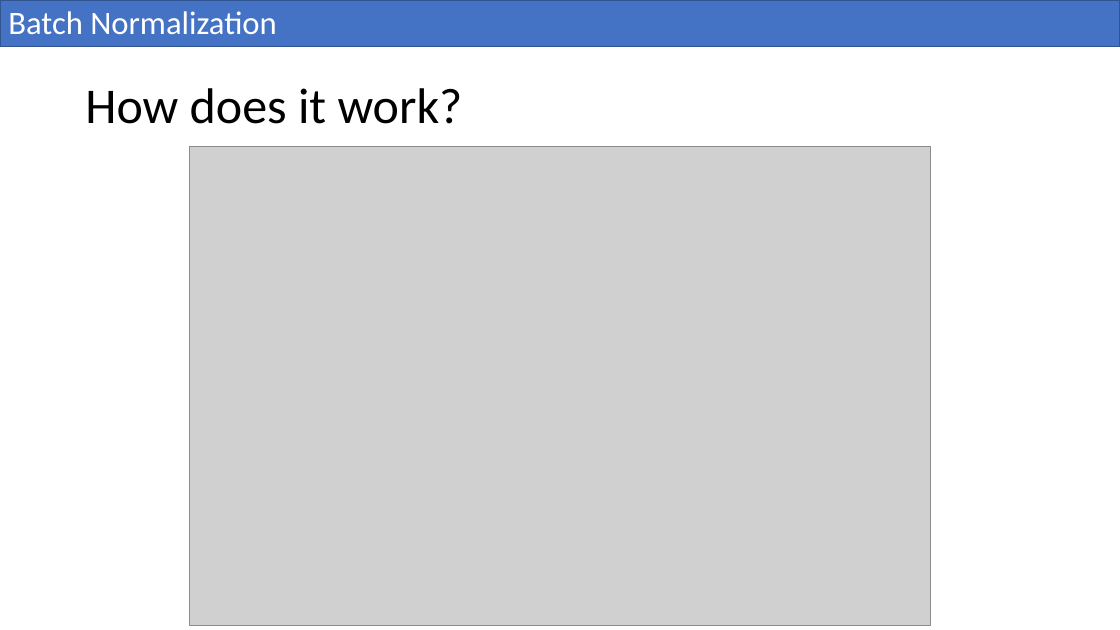
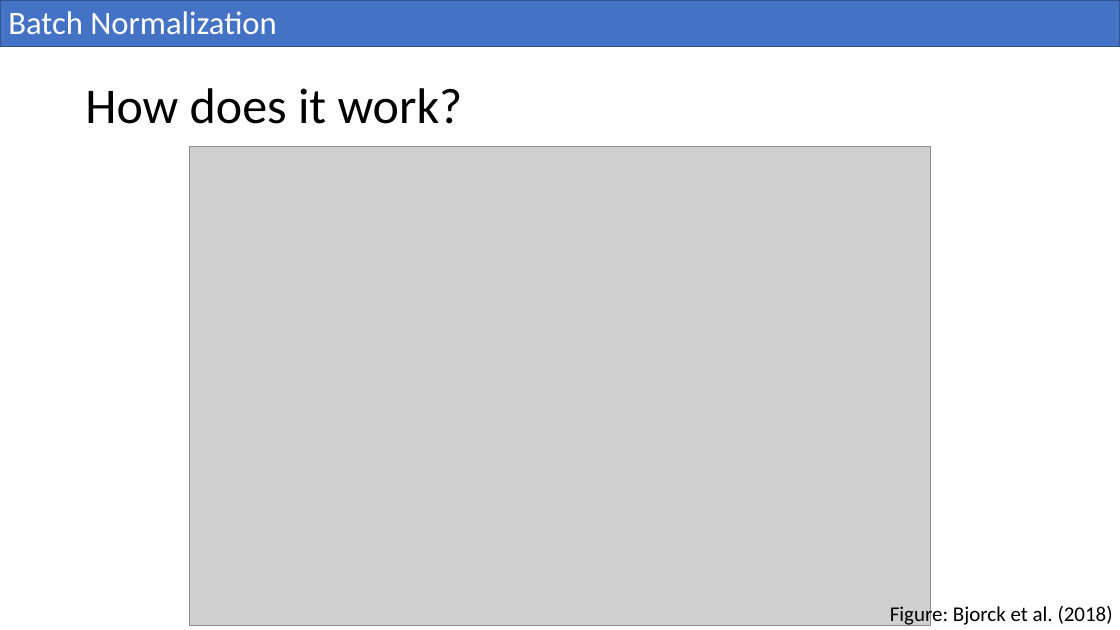
Before and after one commit to UA-ASTR502-2022/astr502, a slide deck: slide 6 of slides/Optimization_7.5_11.11.pptx. Drawn at 1120x630 pixels with LibreOffice and Linux fonts; fonts in the diff are those of the drawing; grey boxes stand for pictures. Boxes give left, top, right and bottom in pixels: in the first picture for what was removed or moved away, otherwise in the second. Text is boxed around its words. In the diff, an @@ line names an element or a change of style, - is before the commit and + after.

```diff
--- a/slides/Optimization_7.5_11.11.pptx
+++ b/slides/Optimization_7.5_11.11.pptx
@@ text added at bbox=[890, 603, 1113, 627], 18 pt, text #000000 @@
+Figure: Bjorck et al. (2018)
```
Also in this commit, not shown: 9 other slides changed.
